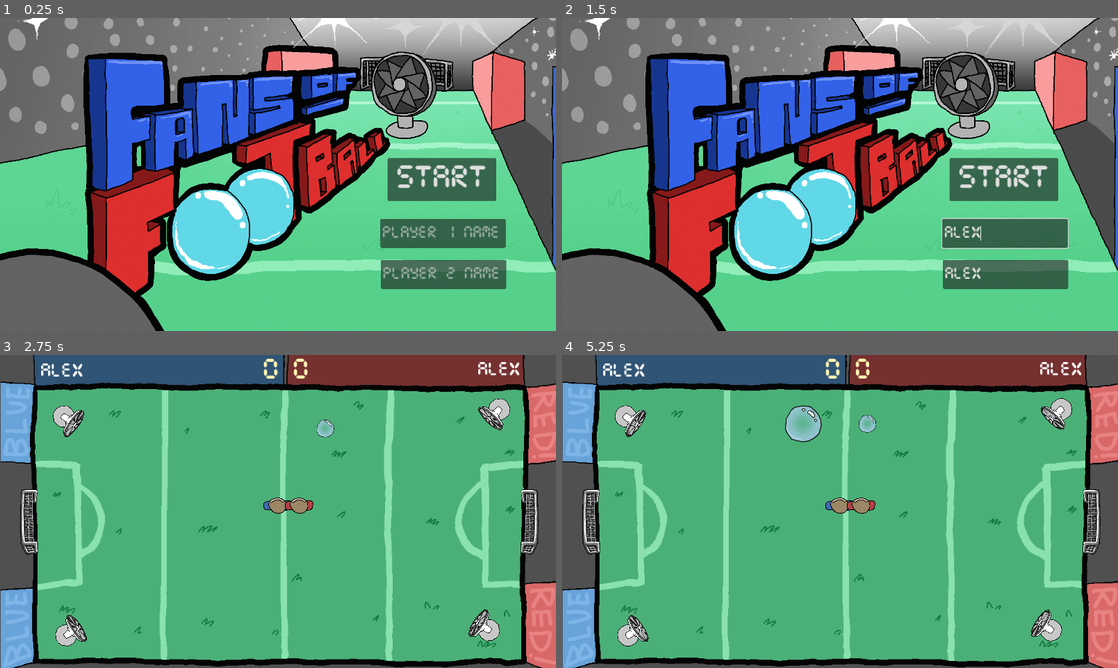
Above: before the commit, frames 1-4 (two rows, left to right).
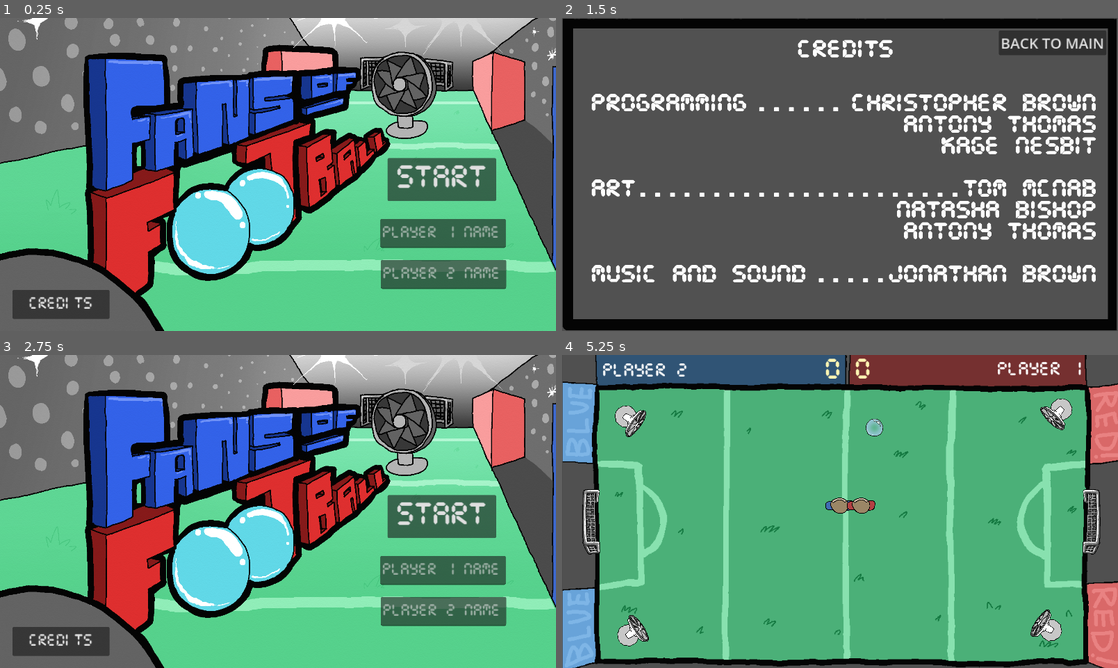
Above: after the commit, the same moments.

Repository: Calandir/ggj-2025
Game: Godot game, scene res://Scenes/menu.tscn
Same seed, same stepped clock (60 frames per second), same inputs: the game is played once before the commit and once after it. Sound files missing from this copy of the repository are replaced by a short silence.
Inputs (mouse positions are in pixels of both pictures, inside the frame that each line leads up to):
- Up to frame 1 (0.25 s): no input
- Up to frame 2 (1.5 s): click (1006, 274) at 0.52 s; type "Alex" at 0.6 s; click (1006, 233) at 0.75 s; type "Alex" at 0.83 s; click (623, 305) at 1.25 s, where only the run after the commit has a clickable "CREDITS"
- Up to frame 3 (2.75 s): click "START" (after the commit: "BACK TO MAIN") at 2 s
- Up to frame 4 (5.25 s): click (1001, 517) at 2.75 s, where only the run after the commit has a clickable "START"; tap R (p0_spawn_bubble) at 3.6, 5.1 s; tap . (p1_spawn_bubble) at 4.35 s

The runs differ from the first frame. In frame 1, 1.6% of the frame differs, in the area x 2-20%, y 86-97%; in frame 2, 91%; in frame 3, 97%, in the area x 0-100%, y 0-100%; in frame 4, 1.8%.

Commit message:
Added credits page

Diff:
--- /dev/null
+++ b/Scenes/button.gd
@@ -0,0 +1,18 @@
+extends Button
+
+
+# Called when the node enters the scene tree for the first time.
+func _ready() -> void:
+	self.pressed.connect(_on_pressed)
+	pass # Replace with function body.
+
+
+# Called every frame. 'delta' is the elapsed time since the previous frame.
+func _process(delta: float) -> void:
+	pass
+
+
+func _on_pressed():
+	print("im alive!")
+	var game_scene = load("res://Scenes/menu.tscn")
+	get_tree().change_scene_to_packed(game_scene)
--- /dev/null
+++ b/Scenes/credits.tscn
@@ -0,0 +1,20 @@
+[gd_scene load_steps=3 format=3 uid="uid://crx1epfm3x30"]
+
+[ext_resource type="Texture2D" uid="uid://bswib54kx8xwv" path="res://Art/credits_screen.png" id="1_vokcs"]
+[ext_resource type="Script" path="res://Scenes/button.gd" id="2_rewd0"]
+
+[node name="credits" type="Node2D"]
+
+[node name="Sprite2D" type="Sprite2D" parent="."]
+position = Vector2(575.16, 324.5)
+scale = Vector2(0.812804, 0.75)
+texture = ExtResource("1_vokcs")
+
+[node name="Button" type="Button" parent="."]
+offset_left = 905.0
+offset_top = 26.0
+offset_right = 1127.0
+offset_bottom = 77.0
+theme_override_font_sizes/font_size = 30
+text = "BACK TO MAIN"
+script = ExtResource("2_rewd0")
--- a/Scenes/menu.tscn
+++ b/Scenes/menu.tscn
@@ -59,3 +59,14 @@
 stream = ExtResource("4_fv6c4")
 volume_db = -5.0
 autoplay = true
+
+[node name="CreditsButton" type="Button" parent="."]
+layout_mode = 0
+offset_left = 26.0
+offset_top = 563.0
+offset_right = 227.0
+offset_bottom = 623.0
+theme_override_fonts/font = ExtResource("2_fl752")
+theme_override_font_sizes/font_size = 30
+action_mode = 0
+text = "CREDITS"
--- /dev/null
+++ b/credits.tscn
@@ -0,0 +1,3 @@
+[gd_scene format=3 uid="uid://pd3uf85sw5m4"]
+
+[node name="credits" type="Node2D"]
--- a/menu.gd
+++ b/menu.gd
@@ -4,12 +4,14 @@
 @onready var player1_name_input = $LineEdit1  # Reference to Player 1's LineEdit
 @onready var player2_name_input = $LineEdit2
 
+@onready var credits_button = $CreditsButton
 
 
 
 # Called when the node enters the scene tree for the first time.
 func _ready() -> void:
 	start_button.pressed.connect(_on_start_button_pressed)
+	credits_button.pressed.connect(_on_credits_button_pressed)
 	pass # Replace with function body.
 
 
@@ -29,6 +31,11 @@
 	var game_scene = load("res://Scenes/example_scene.tscn")  # Use the path to your game scene
 	get_tree().change_scene_to_packed(game_scene)
 
+func _on_credits_button_pressed():
+	print("hello!")
+	var scene = load("res://Scenes/credits.tscn")
+	get_tree().change_scene_to_packed(scene)
+
 # Called every frame. 'delta' is the elapsed time since the previous frame.
 func _process(delta: float) -> void:
 	pass
Not shown, added: Art/Wind_Art.png.import
Not shown, changed: Art/Thumbs.db
